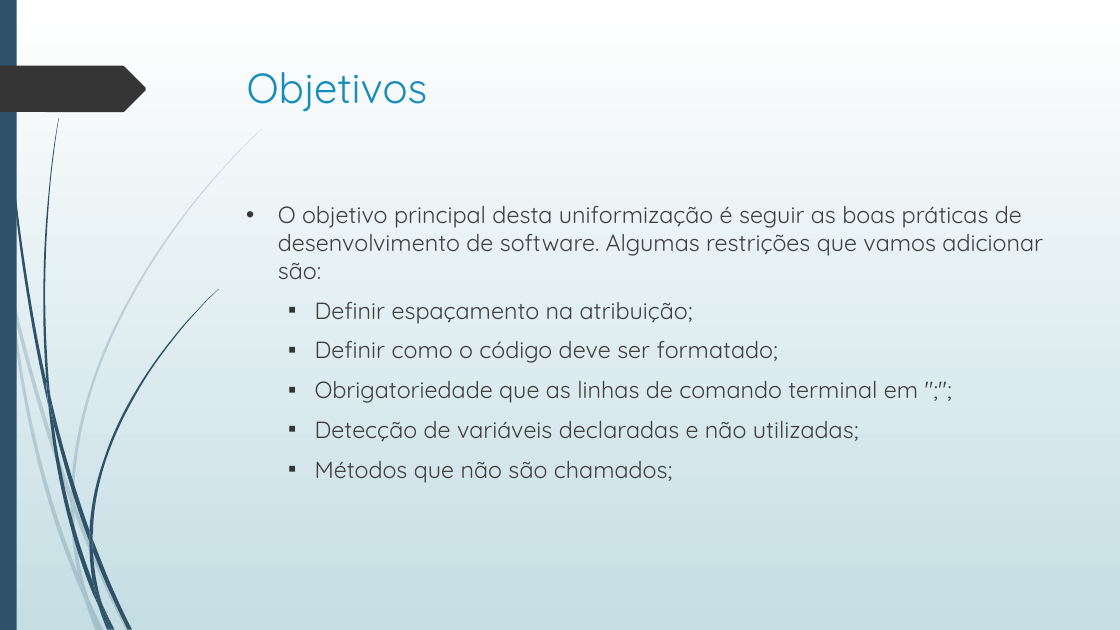
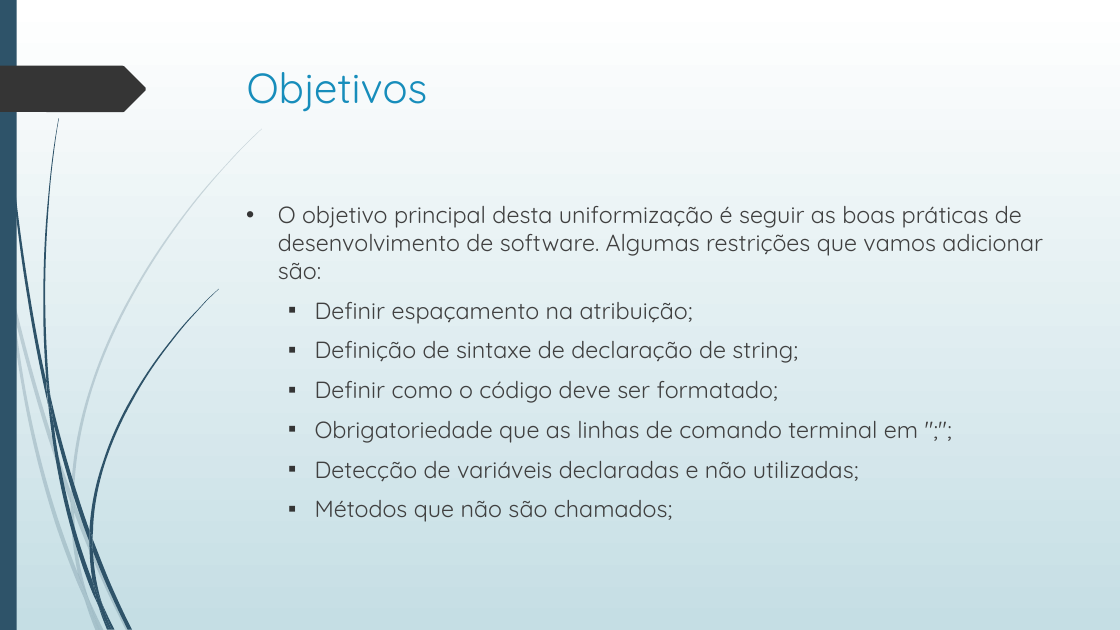
Before and after one commit to bbotelho3/webscript, a slide deck: slide 4 of docs/apresentacao_webscript.pptx. Drawn at 1120x630 pixels with LibreOffice and Linux fonts; fonts in the diff are those of the drawing. Boxes give left, top, right and bottom in pixels: in the first picture for what was removed or moved away, otherwise in the second. Text is boxed around its words. In the diff, an @@ line names an element or a change of style, - is before the commit and + after.

```diff
--- a/docs/apresentacao_webscript.pptx
+++ b/docs/apresentacao_webscript.pptx
@@ text at <box>315,341,798,363</box>: paragraph added @@
+  ▪ Definição de sintaxe de declaração de string;
```
Also in this commit, not shown: 1 other slide changed, 3 slides added, 1 slide removed.
